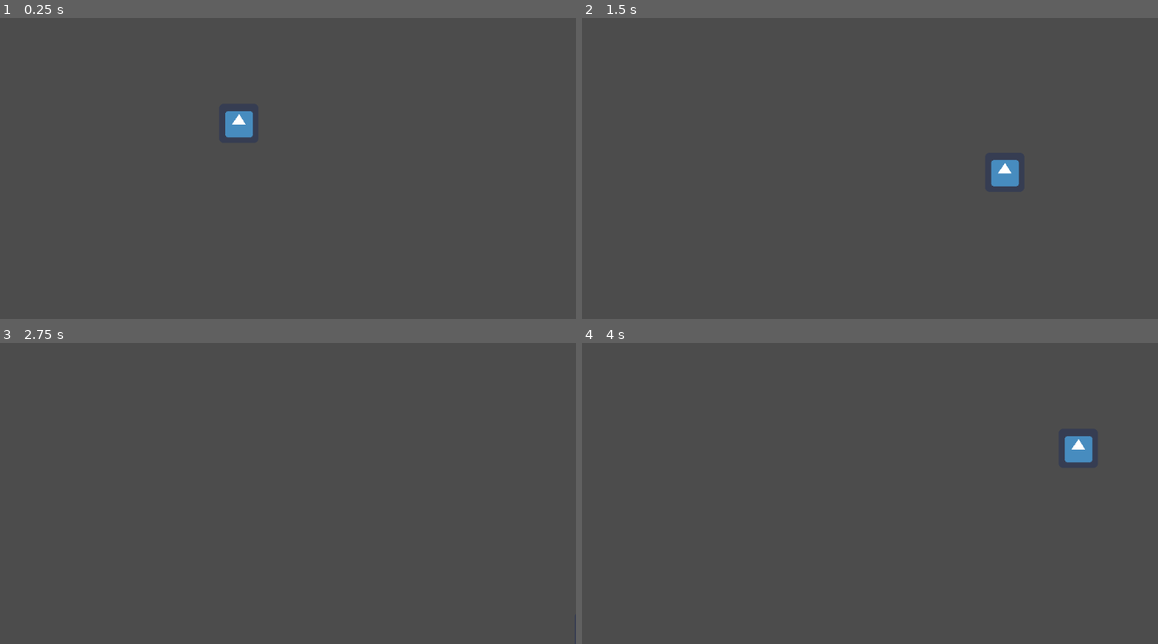
Above: before the commit, frames 1-4 (two rows, left to right).
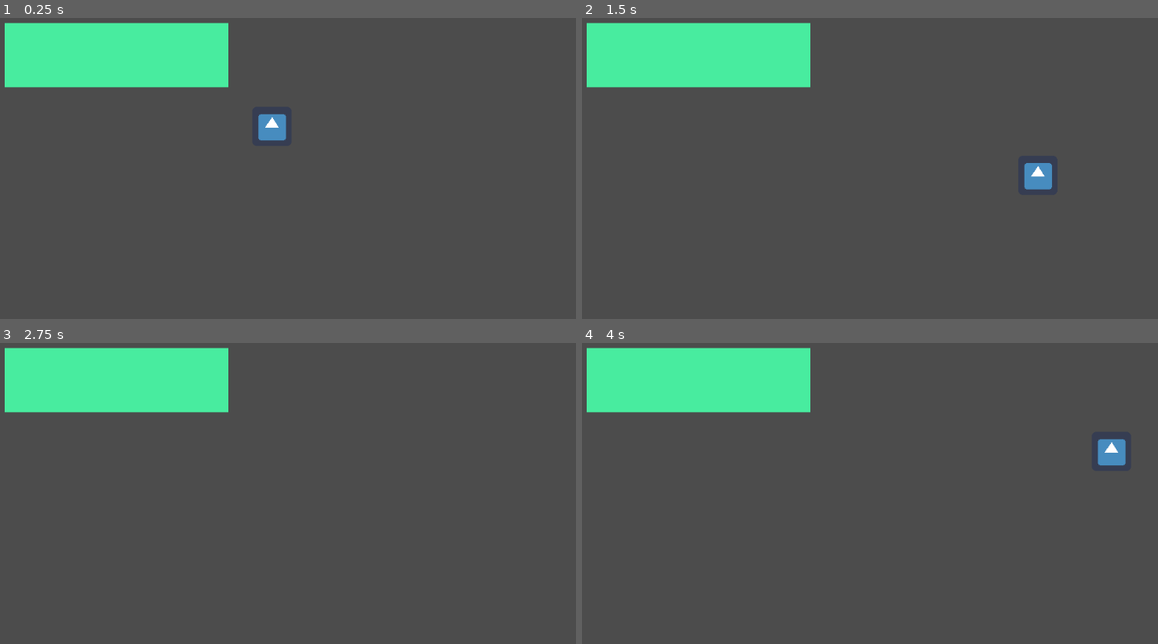
Above: after the commit, the same moments.

Repository: Harrison-Winters/Jet-Pack-Escape
Game: Godot game, scene res://Stage1.tscn
Two runs of this game, one before a commit and one after it. Both use one fixed random seed, a clock stepped at 60 frames per second and the inputs below. The engine's default icon, where the game draws it, is replaced by a stand-in: a white triangle on a blue panel in a dark square.
Inputs:
- Up to frame 1 (0.25 s): no input
- Up to frame 2 (1.5 s): tap Enter at 0.5 s; hold Right (ui_right) 0.53-1.28 s; hold Down (ui_down) from 1.28 s (still down)
- Up to frame 3 (2.75 s): release Down (ui_down) at 2.03 s; hold Right (ui_right) from 2.03 s (still down)
- Up to frame 4 (4 s): release Right (ui_right) at 2.78 s; hold Up (ui_up) 2.78-3.53 s; tap Space at 3.5 s; hold Left (ui_left) from 3.53 s (still down)

The runs differ from the first frame. In frame 1, 9.2% of the frame differs, in the area x 0-50%, y 1-41%; in frame 2, 9.3%; in frame 3, 8.4%; in frame 4, 9.3%, in the area x 0-95%, y 1-41%.

Commit message:
Began creating buildings
Building is a placeholdser
Still need to implement collision

Diff:
--- a/Jetpack Escape/Player.gd
+++ b/Jetpack Escape/Player.gd
@@ -6,25 +6,6 @@
 # var b = "text"
 
 
-# Called when the node enters the scene tree for the first time.
-func _ready():
-	pass # Replace with function body.
-
-
-func _process(delta):
-	if Input.is_action_pressed("ui_left"):
-		var velocity = Vector2.LEFT * 400
-		position += velocity * delta
-	if Input.is_action_pressed("ui_right"):
-		var velocity = Vector2.RIGHT * 400
-		position += velocity * delta
-	if Input.is_action_pressed("ui_up"):
-		var velocity = Vector2.UP * 400
-		position += velocity * delta
-	if Input.is_action_pressed("ui_down"):
-		var velocity = Vector2.DOWN * 400
-		position += velocity * delta
-
 
 
 #	÷rotation += angular_speed * delta
--- /dev/null
+++ b/Jetpack Escape/PlayerCollisionObject.gd
@@ -0,0 +1,22 @@
+extends KinematicBody2D
+
+
+
+# Called when the node enters the scene tree for the first time.
+func _ready():
+	pass # Replace with function body.
+
+
+func _process(delta):
+	if Input.is_action_pressed("ui_left"):
+		var velocity = Vector2.LEFT * 400
+		position += velocity * delta
+	if Input.is_action_pressed("ui_right"):
+		var velocity = Vector2.RIGHT * 400
+		position += velocity * delta
+	if Input.is_action_pressed("ui_up"):
+		var velocity = Vector2.UP * 400
+		position += velocity * delta
+	if Input.is_action_pressed("ui_down"):
+		var velocity = Vector2.DOWN * 400
+		position += velocity * delta
--- a/Jetpack Escape/Stage1.tscn
+++ b/Jetpack Escape/Stage1.tscn
@@ -1,11 +1,39 @@
-[gd_scene load_steps=3 format=2]
+[gd_scene load_steps=5 format=2]
 
 [ext_resource path="res://icon.png" type="Texture" id=1]
-[ext_resource path="res://Player.gd" type="Script" id=2]
+[ext_resource path="res://PlayerCollisionObject.gd" type="Script" id=3]
+
+[sub_resource type="RectangleShape2D" id=2]
+extents = Vector2( 29, 29 )
+
+[sub_resource type="RectangleShape2D" id=1]
+extents = Vector2( 178, 51 )
 
 [node name="Stage1" type="Node2D"]
 
-[node name="Player" type="Sprite" parent="."]
-position = Vector2( 474, 280 )
+[node name="PlayerCollisionObject" type="KinematicBody2D" parent="."]
+script = ExtResource( 3 )
+
+[node name="Player" type="Sprite" parent="PlayerCollisionObject"]
+position = Vector2( 528, 285 )
 texture = ExtResource( 1 )
-script = ExtResource( 2 )
+
+[node name="CollisionShape2D" type="CollisionShape2D" parent="PlayerCollisionObject"]
+position = Vector2( 528, 284 )
+shape = SubResource( 2 )
+
+[node name="WallContainer" type="Node2D" parent="."]
+position = Vector2( 20, 39 )
+
+[node name="FallingWall1" type="StaticBody2D" parent="WallContainer"]
+position = Vector2( 249, 130 )
+
+[node name="CollisionShape2D" type="CollisionShape2D" parent="WallContainer/FallingWall1"]
+shape = SubResource( 1 )
+
+[node name="ColorRect" type="ColorRect" parent="WallContainer/FallingWall1"]
+margin_left = -177.0
+margin_top = -53.0
+margin_right = 188.0
+margin_bottom = 52.0
+color = Color( 0.282353, 0.92549, 0.623529, 1 )
Binary file added: Jetpack Escape/wall.png
Not shown, added: Jetpack Escape/wall.png.import
Not shown, added: .DS_Store
Not shown, added: Jetpack Escape/.DS_Store
